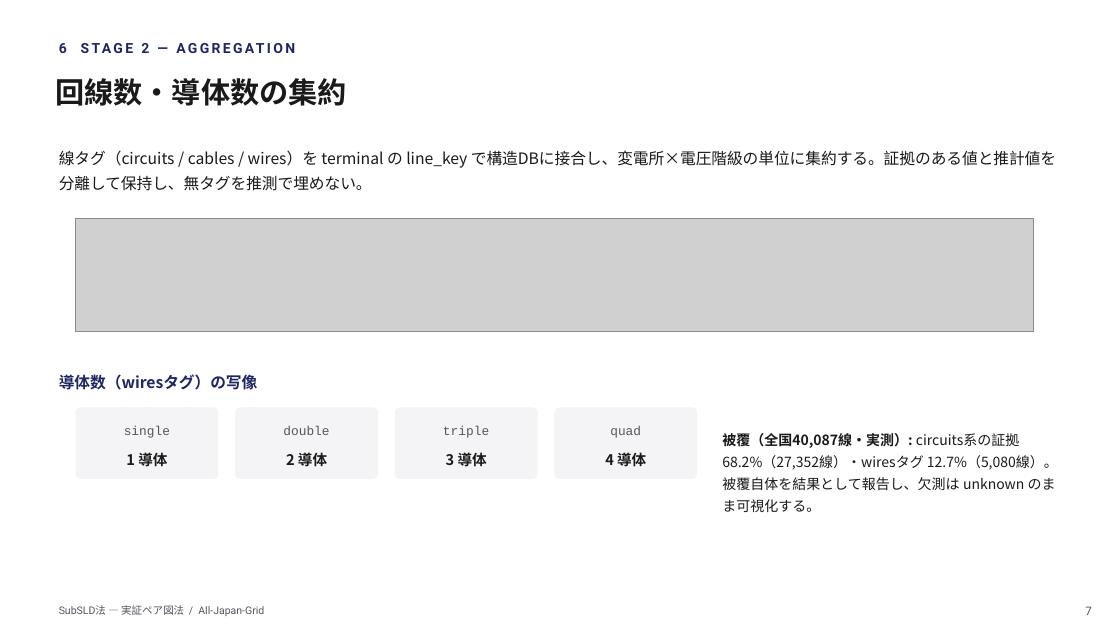
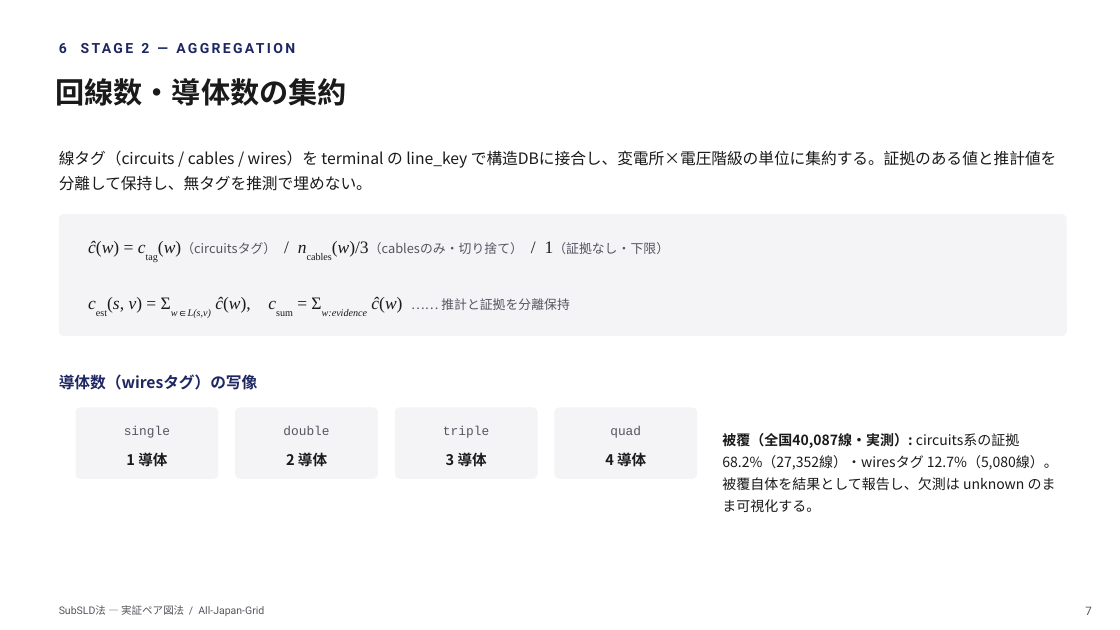
Before and after one commit to lutelute/All-Japan-Grid, a slide deck: slide 7 of docs/slides/subsld/SubSLD法_academic.pptx. Drawn at 1120x630 pixels with LibreOffice and Linux fonts; fonts in the diff are those of the drawing; grey boxes stand for pictures. Boxes give left, top, right and bottom in pixels: in the first picture for what was removed or moved away, otherwise in the second. Text is boxed around its words. In the diff, an @@ line names an element or a change of style, - is before the commit and + after.

```diff
--- a/docs/slides/subsld/SubSLD法_academic.pptx
+++ b/docs/slides/subsld/SubSLD法_academic.pptx
@@ rounded rectangle added at [59, 214, 1067, 336], fill #F4F4F6 @@
@@ picture removed at [76, 218, 1033, 332] @@
@@ text added at [88, 241, 669, 257], 11 pt, text #55555F @@
+ĉ(w) = ctag(w)（circuitsタグ） / ncables(w)/3（cablesのみ・切り捨て） / 1（証拠なし・下限）
@@ text added at [107, 297, 570, 318], 15 pt, text #1A1A1A @@
+cest(s, v) = Σw∈L(s,v) ĉ(w), csum = Σw:evidence ĉ(w) …… 推計と証拠を分離保持
```
Also in this commit, not shown: 6 other slides changed, 1 other file.
